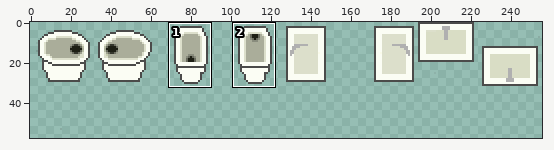
A sprite sheet gets an edit: maps/franz.png. Above: a wide view before the commit, with the close-up outlined.
Close-up. First the earlier version:
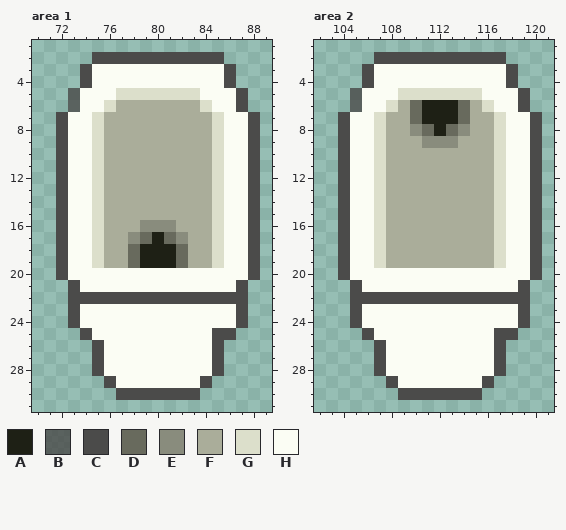
The file is 256x256 pixels. Pixels under 10% opacity are left out. Colours within 5 levels of each other are drawn and written as one. Shown: area 1: x 70..89, y 1..31; area 2: x 102..121, y 1..31. The wide view leaves out empty margins. The commit also changed other parts of the picture, which this record leaves out.
Palette (. is transparent): A #1e2015  B #4b4b4acd  C #4b4b4a  D #686a5d  E #898c7d  F #aaad9a  G #dcdfcb  H #fbfdf4
Pixels before, area 1, first column x 72:
 2 ...CCCCCCCCCCC...
 3 ..CHHHHHHHHHHHC..
 4 ..CHHHHHHHHHHHC..
 5 .BHHHGGGGGGGHHHC.
 6 .BHHGFFFFFFFGHHC.
 7 CHHGFFFFFFFFFGHHC
 8 CHHGFFFFFFFFFGHHC
 9 CHHGFFFFFFFFFGHHC
10 CHHGFFFFFFFFFGHHC
11 CHHGFFFFFFFFFGHHC
12 CHHGFFFFFFFFFGHHC
13 CHHGFFFFFFFFFGHHC
14 CHHGFFFFFFFFFGHHC
15 CHHGFFFFFFFFFGHHC
16 CHHGFFFEEEFFFGHHC
17 CHHGFFEDADEFFGHHC
18 CHHGFFDAAADFFGHHC
19 CHHGFFDAAADFFGHHC
20 CHHHHHHHHHHHHHHHC
21 .CHHHHHHHHHHHHHC.
22 .CCCCCCCCCCCCCCC.
23 .CHHHHHHHHHHHHHC.
24 .CHHHHHHHHHHHHHC.
25 ..CHHHHHHHHHHCC..
26 ...CHHHHHHHHHC...
27 ...CHHHHHHHHHC...
28 ...CHHHHHHHHHC...
29 ....CHHHHHHHC....
30 .....CCCCCCC.....
Pixels before, area 2, first column x 104:
 2 ...CCCCCCCCCCC...
 3 ..CHHHHHHHHHHHC..
 4 ..CHHHHHHHHHHHC..
 5 .BHHHGGGGGGGHHHC.
 6 .BHHGFDAAADFGHHC.
 7 CHHGFFDAAADFFGHHC
 8 CHHGFFEDADEFFGHHC
 9 CHHGFFFEEEFFFGHHC
10 CHHGFFFFFFFFFGHHC
11 CHHGFFFFFFFFFGHHC
12 CHHGFFFFFFFFFGHHC
13 CHHGFFFFFFFFFGHHC
14 CHHGFFFFFFFFFGHHC
15 CHHGFFFFFFFFFGHHC
16 CHHGFFFFFFFFFGHHC
17 CHHGFFFFFFFFFGHHC
18 CHHGFFFFFFFFFGHHC
19 CHHGFFFFFFFFFGHHC
20 CHHHHHHHHHHHHHHHC
21 .CHHHHHHHHHHHHHC.
22 .CCCCCCCCCCCCCCC.
23 .CHHHHHHHHHHHHHC.
24 .CHHHHHHHHHHHHHC.
25 ..CHHHHHHHHHHCC..
26 ...CHHHHHHHHHC...
27 ...CHHHHHHHHHC...
28 ...CHHHHHHHHHC...
29 ....CHHHHHHHC....
30 .....CCCCCCC.....
New version:
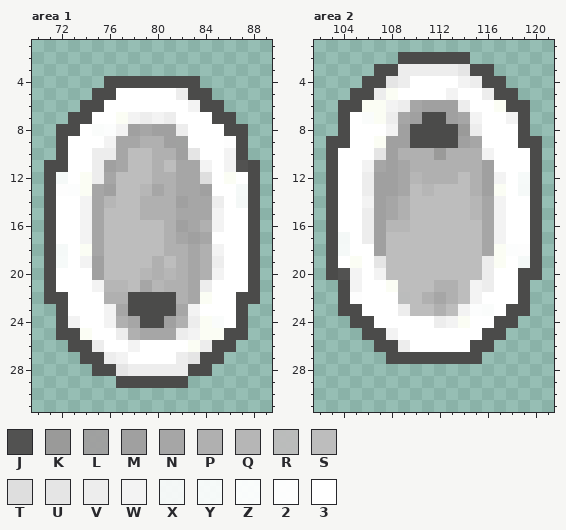
Colours new in this view: J #525251  K #9a9a99  L #a0a0a0f9  M #a0a0a0  N #a6a6a6  P #b0b0b0  Q #b6b6b6  R #bcbcbcf6  S #bdbdbd  T #dedede  U #e5e5e5  V #ededed  W #f3f3f3  X #ffffffe4  Y #ffffffea  Z #fffffff3  2 #fffffff9  3 #ffffff
Edits made:
Changed rows in their new state; - is an unchanged pixel.
Area 1:
first column x 71:
 2 ----...........---
 3 ---.............--
 4 ---..CCCCCCCC...--
 5 --..CC33333VCC...-
 6 --.CC3333333WCC..-
 7 -.CC33HWVWV333CC..
 8 --C3Z2WMNMMV333CC.
 9 --333WNNPPML3332C.
10 --33VVNSSPPMU33WC.
11 C-33VMNSSPSNNW3WJ-
12 CY3-VNSSSPPNNT3-3-
13 C22-NMSSQNPNNM33Y-
14 C33WNQSSPPPMNNV3X-
15 C33WNSSSPPPNNNW33-
16 C33WNSSSSSPMNPW33-
17 C33WNSSSSSPNMN333-
18 CY3-NSSSSSPPNPW33-
19 CY3WMSSSSPSPNPV33-
20 C333MSSSQPQPNPW33-
21 C333WQQSNQPPNV333C
22 CC333PP----PNH33-C
23 -C333WNCCCCNW333--
24 -CW33WPNCCMPV-Z3--
25 -CCH33VPNNNVW-H-C-
26 --CCV33W3333-V-C--
27 ---C-VW3333VUC----
28 -----CUVVVVVCC.---
29 -----.CCCCCC..----
30 ------.......-----
Area 2:
first column x 103:
 2 ----..------...---
 3 ---.CCVVVVVUCC..--
 4 ----CUV3333WVCC.--
 5 --CCV-3333W33VCC.-
 6 -CC--WVNMMMV33-C--
 7 --3ZHVNMCCMNW33WC.
 8 --333WMCCCCKV333C.
 9 C-33HMMCCCCMN333C-
10 C333UMPPPKPPPW333-
11 C33WNMNPPPPPPM333-
12 C33VMMNQPPPSPMW3Y-
13 C33VMMNSQSSSPMH3Y-
14 C33WMNPSSSSSQNW33-
15 C33VMNPSSSSSQNW33-
16 C33VMQQSSSSSSNW33-
17 CX3VMSSSSSSSSNW33-
18 CY33MSSSSSSSSNH22-
19 C3-3USSSSSSSSVH3Y-
20 CJW3WSSSSSSSSV33C-
21 -CW33-SSSPPSWV33--
22 -C2333RSPNPSW333--
23 -C-333VSSPSW2Z3C--
24 ---C33333VW-33CC.-
25 ----CW3333333C-.--
26 -----CV33333CC.---
27 ----.CCCCCCCC..---
28 ----...........---
29 -----.........----
30 ------.......-----
Changed places in both close-ups, as pixel boxes (x1, y1, x2, y2):
changed: (44, 52, 260, 400)
changed: (326, 52, 542, 400)
